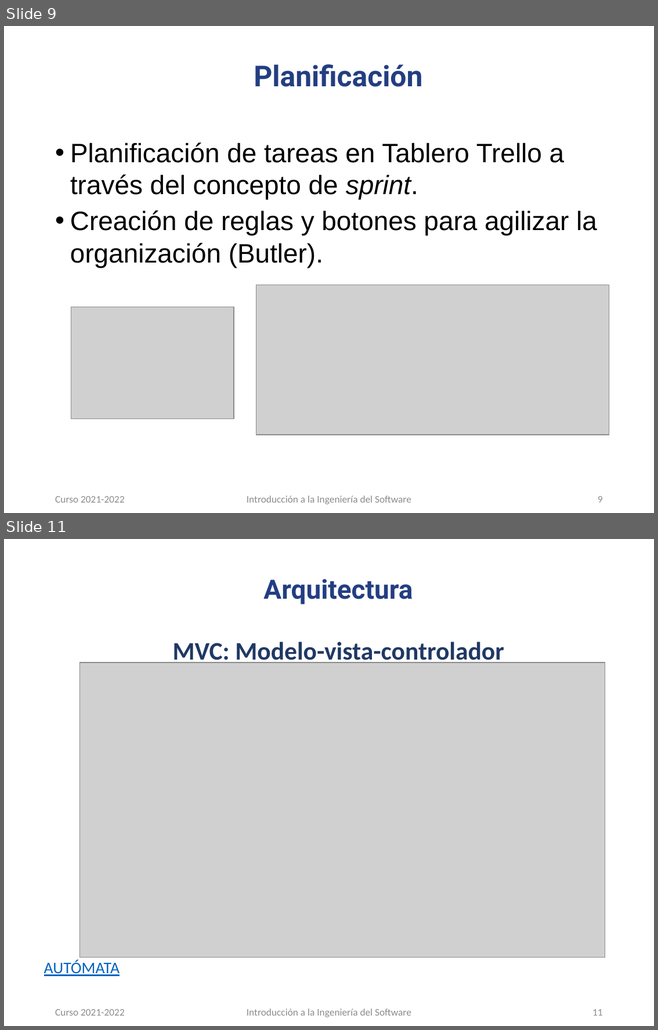
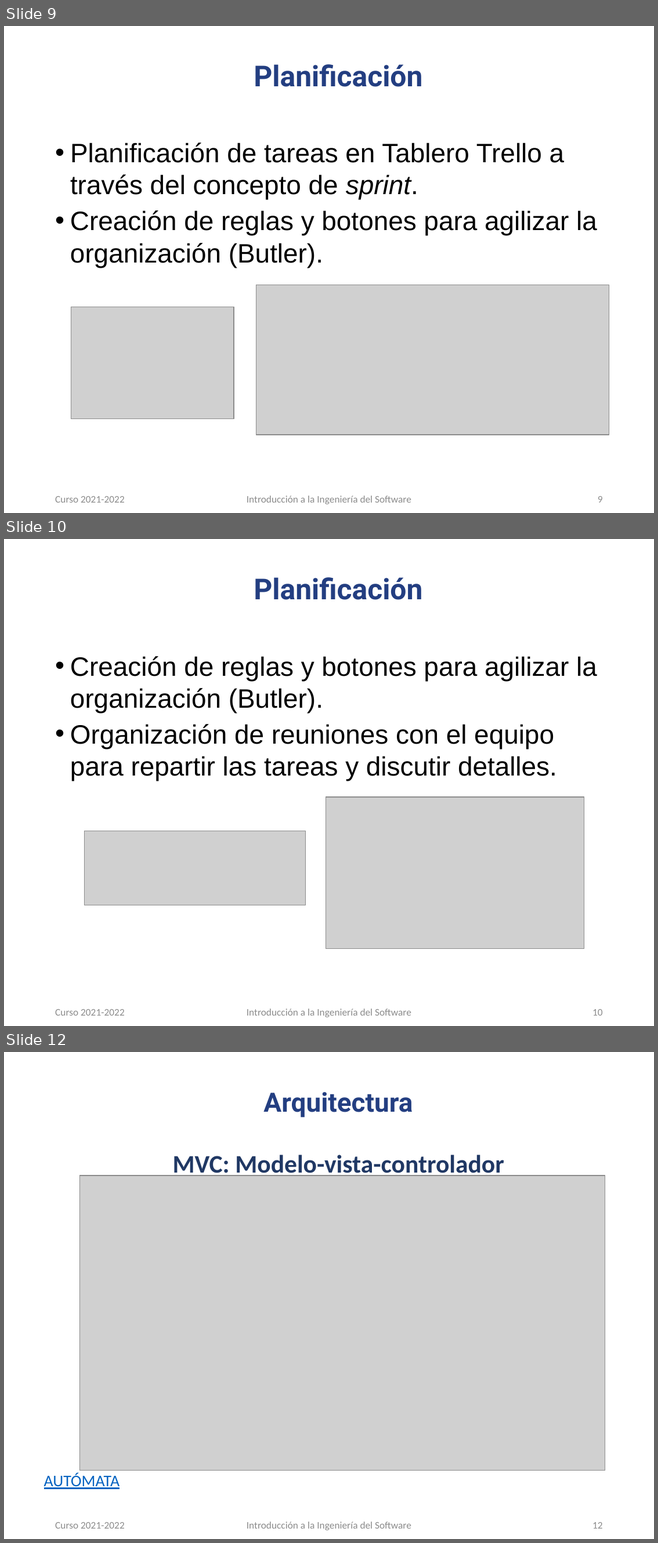
Before and after one commit to carloscmor/PRIMERA_FILA, a slide deck: PFentertainment_presentación.pptx. Shown one above the other, each under a label of ours: slides 9 and 11 before the commit, slides 9, 10 and 12 after it; the slides between them are not shown. The pictures are 658x1030 and 658x1543 pixels, drawn with LibreOffice and Linux fonts; fonts in the diff are those of the drawing; grey boxes stand for pictures; background and template pictures are left out. Boxes give left, top, right and bottom in pixels: in the first picture for what was removed or moved away, otherwise in the second. Text is boxed around its words. In the diff, an @@ line names an element or a change of style, - is before the commit and + after.

```diff
--- a/PFentertainment_presentación.pptx
+++ b/PFentertainment_presentación.pptx
@@ slide 10 added at (x1=4, y1=539, x2=654, y2=1026), background #FFFFFF @@
@@ title added at (x1=253, y1=577, x2=422, y2=600), 32 pt, text #233E81, bold @@
+Planificación
@@ text added at (x1=70, y1=656, x2=597, y2=713), 29.5 pt, text #000000 @@
+• Creación de reglas y botones para agilizar la organización (Butler).
@@ text added at (x1=70, y1=724, x2=557, y2=781), 29.5 pt, text #000000 @@
+• Organización de reuniones con el equipo para repartir las tareas y discutir detalles.
@@ picture added at (x1=325, y1=797, x2=584, y2=948) @@
@@ picture added at (x1=84, y1=831, x2=306, y2=906) @@
@@ text added at (x1=55, y1=1009, x2=125, y2=1016), 11.1 pt, text #8C8C8C @@
+Curso 2021-2022
@@ text added at (x1=246, y1=1009, x2=411, y2=1017), 11.1 pt, text #8C8C8C @@
+Introducción a la Ingeniería del Software
@@ page number added at (x1=592, y1=1009, x2=603, y2=1016), 11.1 pt, text #8C8C8C @@
+10
@@ what was slide 11 is now slide 12 @@
@@ page number at (x1=592, y1=1522, x2=603, y2=1529): text changed @@
-11
+12
```
Also in this commit, not shown: 2 slides changed.
